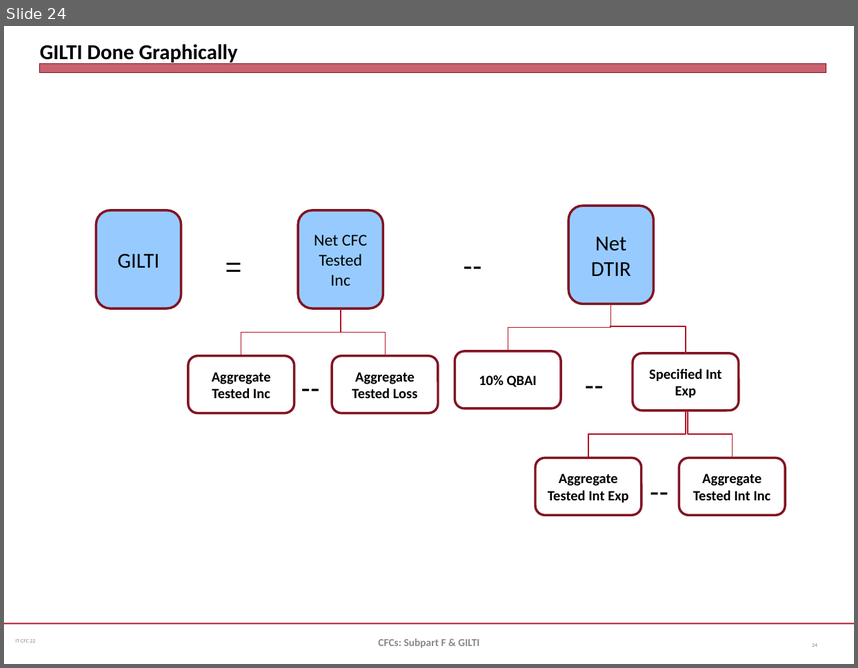
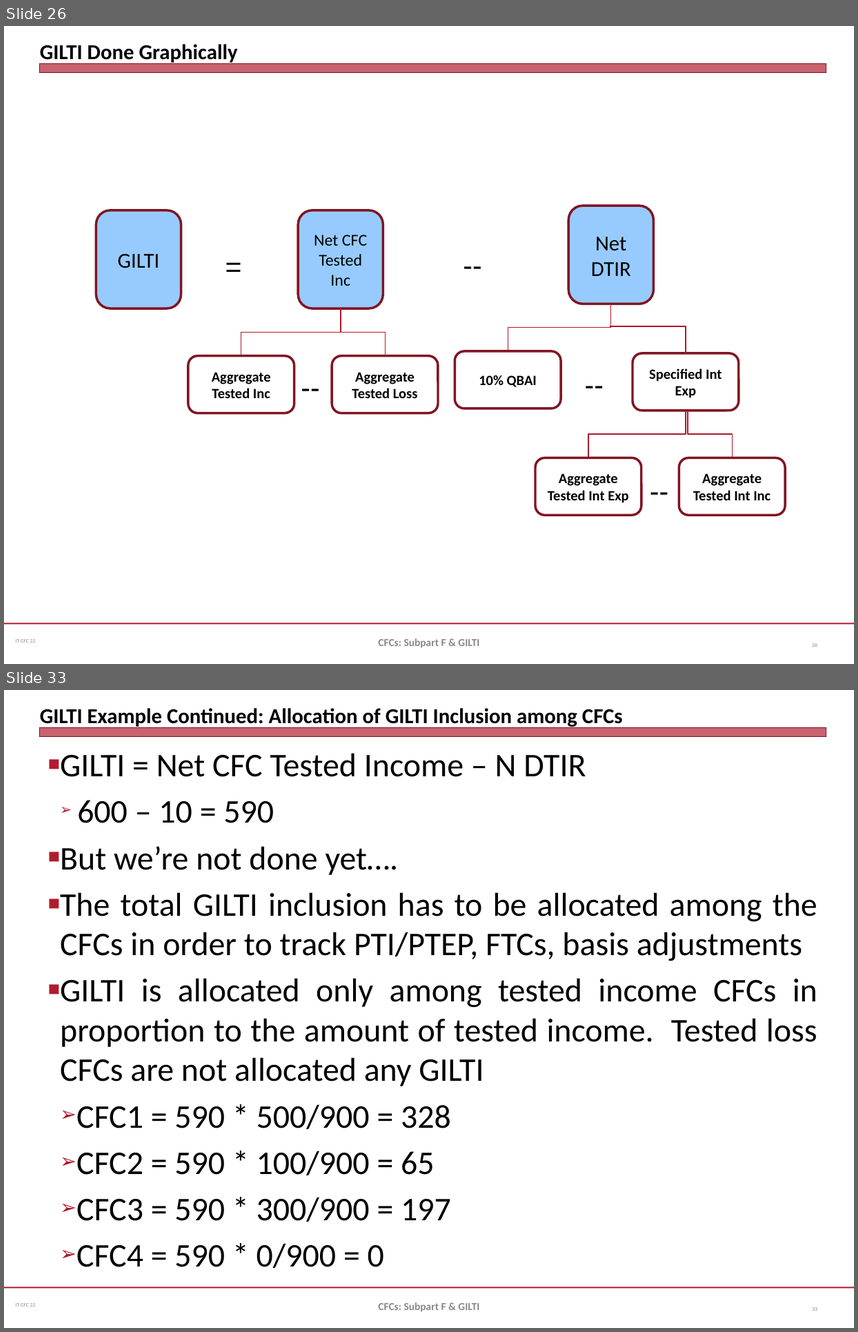
Before and after one commit to jmc877/International-Tax, a slide deck: slides/IT_CFC_22_1.pptx. Shown one above the other, each under a label of ours: slide 24 before the commit, slides 26 and 33 after it; the slides between them are not shown. The pictures are 858x668 and 858x1332 pixels, drawn with LibreOffice and Linux fonts; fonts in the diff are those of the drawing. Boxes give left, top, right and bottom in pixels: in the first picture for what was removed or moved away, otherwise in the second. Text is boxed around its words. In the diff, an @@ line names an element or a change of style, - is before the commit and + after.

```diff
--- a/slides/IT_CFC_22_1.pptx
+++ b/slides/IT_CFC_22_1.pptx
@@ slide 33 added at [4,690,854,1328], background #FFFFFF; not listed: 3 template elements that a slide beside it also shows @@
@@ title added at [40,708,623,729], 18 pt, text #000000, bold @@
+GILTI Example Continued: Allocation of GILTI Inclusion among CFCs
@@ text added at [60,753,818,1268], 28 pt, text #000000 @@
+■ GILTI = Net CFC Tested Income – N DTIR
+  ➢ 600 – 10 = 590
+■ But we’re not done yet….
+■ The total GILTI inclusion has to be allocated among the CFCs in order to track PTI/PTEP, FTCs, basis adjustments
+■ GILTI is allocated only among tested income CFCs in proportion to the amount of tested income. Tested loss CFCs are not allocated any GILTI
+  ➢ CFC1 = 590 * 500/900 = 328
+  ➢ CFC2 = 590 * 100/900 = 65
+  ➢ CFC3 = 590 * 300/900 = 197
+  ➢ CFC4 = 590 * 0/900 = 0
@@ text added at [378,1302,479,1312], 9 pt, text #898989, bold @@
+CFCs: Subpart F & GILTI
@@ page number added at [812,1307,818,1310], 4.5 pt, text #808080 @@
+33
@@ what was slide 24 is now slide 26 @@
```
Also in this commit, not shown: 5 slides changed, 5 other slides added, 1 other file.
